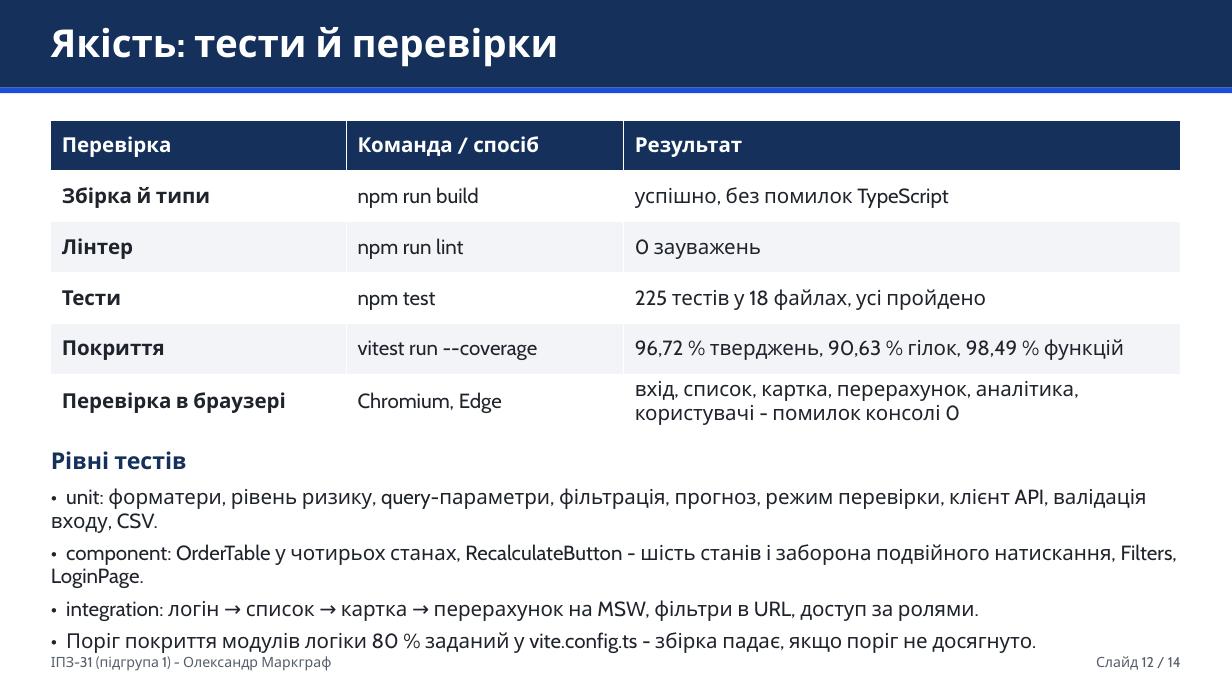
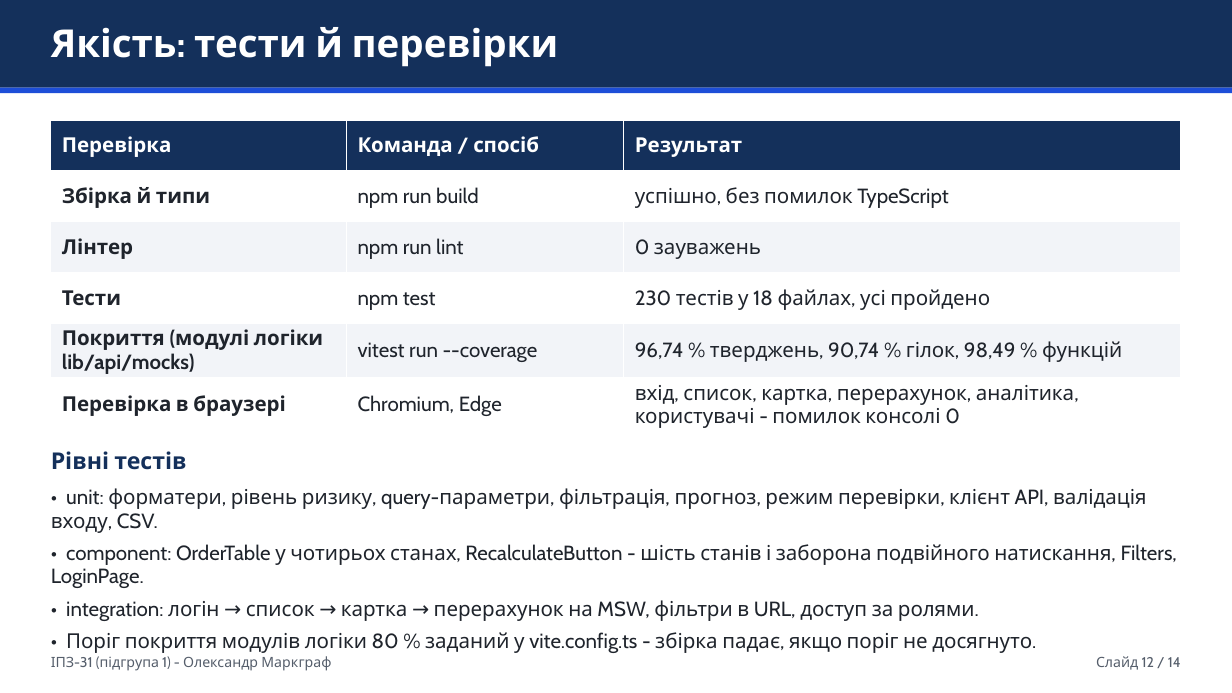
Before and after one commit to vvoompe/b2b-orders-frontend, a slide deck: slide 12 of report/STEM_презентація_ІПЗ-31_1.pptx. Drawn at 1232x693 pixels with LibreOffice and Linux fonts; fonts in the diff are those of the drawing. Boxes give left, top, right and bottom in pixels: in the first picture for what was removed or moved away, otherwise in the second. Text is boxed around its words. In the diff, an @@ line names an element or a change of style, - is before the commit and + after.

```diff
--- a/report/STEM_презентація_ІПЗ-31_1.pptx
+++ b/report/STEM_презентація_ІПЗ-31_1.pptx
@@ table at <box>51,120,1181,432</box> @@
-row 4, column 3: 225 тестів у 18 файлах, усі пройдено
+row 4, column 3: 230 тестів у 18 файлах, усі пройдено
-row 5, column 1: Покриття
+row 5, column 1: Покриття (модулі логіки lib/api/mocks)
-row 5, column 3: 96,72 % тверджень, 90,63 % гілок, 98,49 % функцій
+row 5, column 3: 96,74 % тверджень, 90,74 % гілок, 98,49 % функцій
```
Also in this commit, not shown: 3 other slides changed, 27 other files.
